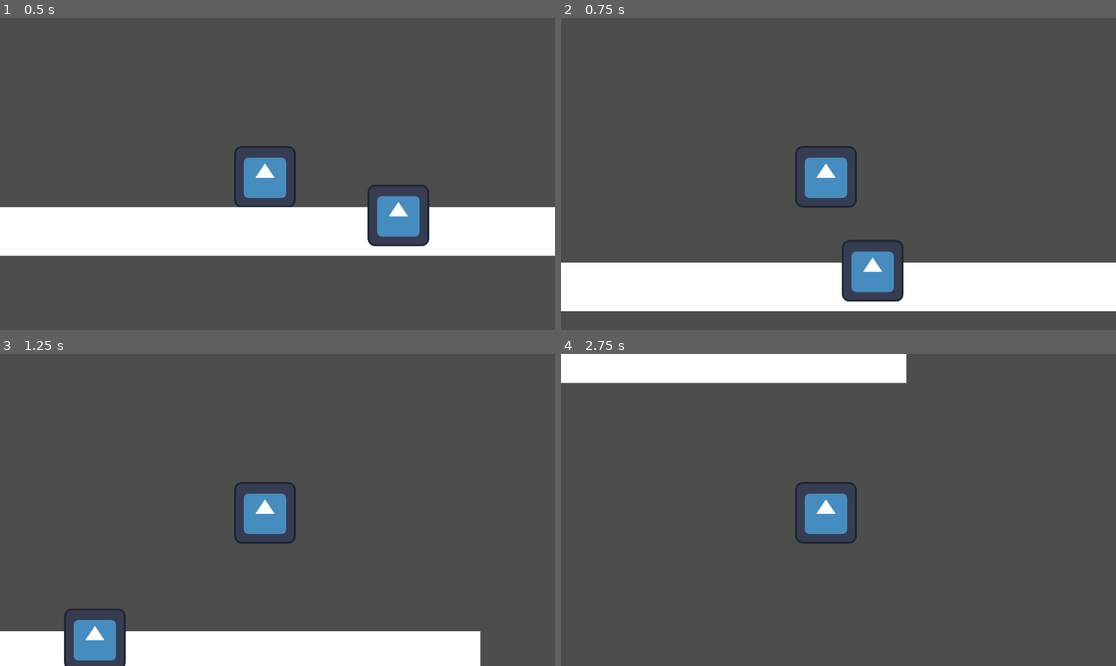
Above: before the commit, frames 1-4 (two rows, left to right).
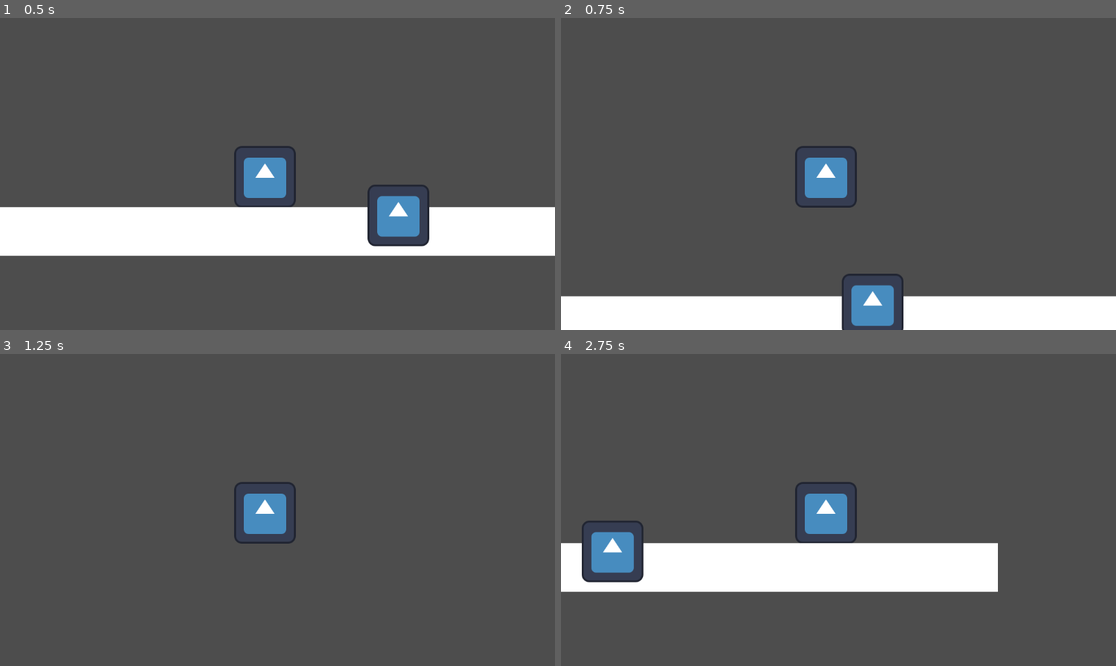
Above: after the commit, the same moments.

Repository: ZYeagerist/Test-Godot-Project
Game: Godot game, scene res://world.tscn
The game is run twice, just before and just after one commit, with the same random seed, the same clock (stepped at 60 frames per second) and the same inputs. The engine's default icon, where the game draws it, is replaced by a stand-in: a white triangle on a blue panel in a dark square.
Inputs:
- Up to frame 1 (0.5 s): no input
- Up to frame 2 (0.75 s): tap Enter (ui_accept) at 0.5 s; hold Right (ui_right) from 0.53 s (still down)
- Up to frame 3 (1.25 s): keep holding Right (ui_right); tap Enter (ui_accept) at 0.77 s
- Up to frame 4 (2.75 s): tap Enter (ui_accept) at 1.52 s; release Right (ui_right) at 2.03 s; hold Left (ui_left) from 2.03 s (still down)

Frame 1 is identical in both runs. In frame 2, 17% of the frame differs, in the area x 0-100%, y 71-100%; in frame 3, 9.6%; in frame 4, 18%, in the area x 0-79%, y 0-77%.

Commit message:
Testing Forking

Diff:
--- a/CharacterBody2D.gd
+++ b/CharacterBody2D.gd
@@ -2,7 +2,7 @@
 
 
 const SPEED = 900.0
-const JUMP_VELOCITY = -600.0
+const JUMP_VELOCITY = -900
 
 # Get the gravity from the project settings to be synced with RigidBody nodes.
 var gravity = ProjectSettings.get_setting("physics/2d/default_gravity")
--- a/world.tscn
+++ b/world.tscn
@@ -1,8 +1,7 @@
-[gd_scene load_steps=6 format=3 uid="uid://du2kcgbrlkp6g"]
+[gd_scene load_steps=5 format=3 uid="uid://du2kcgbrlkp6g"]
 
 [ext_resource type="Script" path="res://characterBody2d.gd" id="1_fojey"]
 [ext_resource type="Texture2D" uid="uid://dv5voctvhfnga" path="res://icon.svg" id="2_vflw6"]
-[ext_resource type="PackedScene" uid="uid://c3tucc2sk0su6" path="res://test_node_2d.tscn" id="3_1bxra"]
 
 [sub_resource type="RectangleShape2D" id="RectangleShape2D_vhudm"]
 size = Vector2(129, 128)
